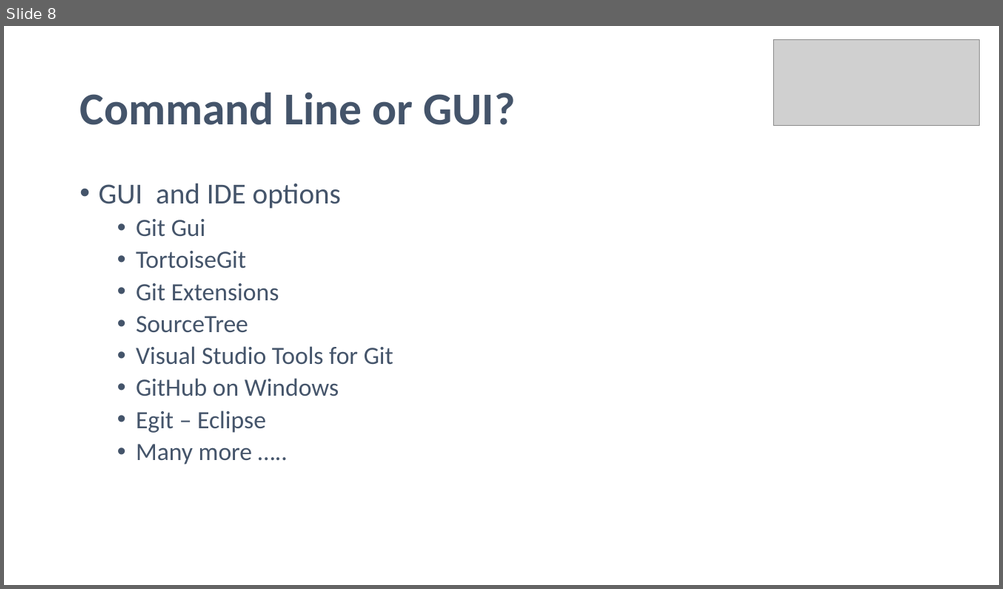
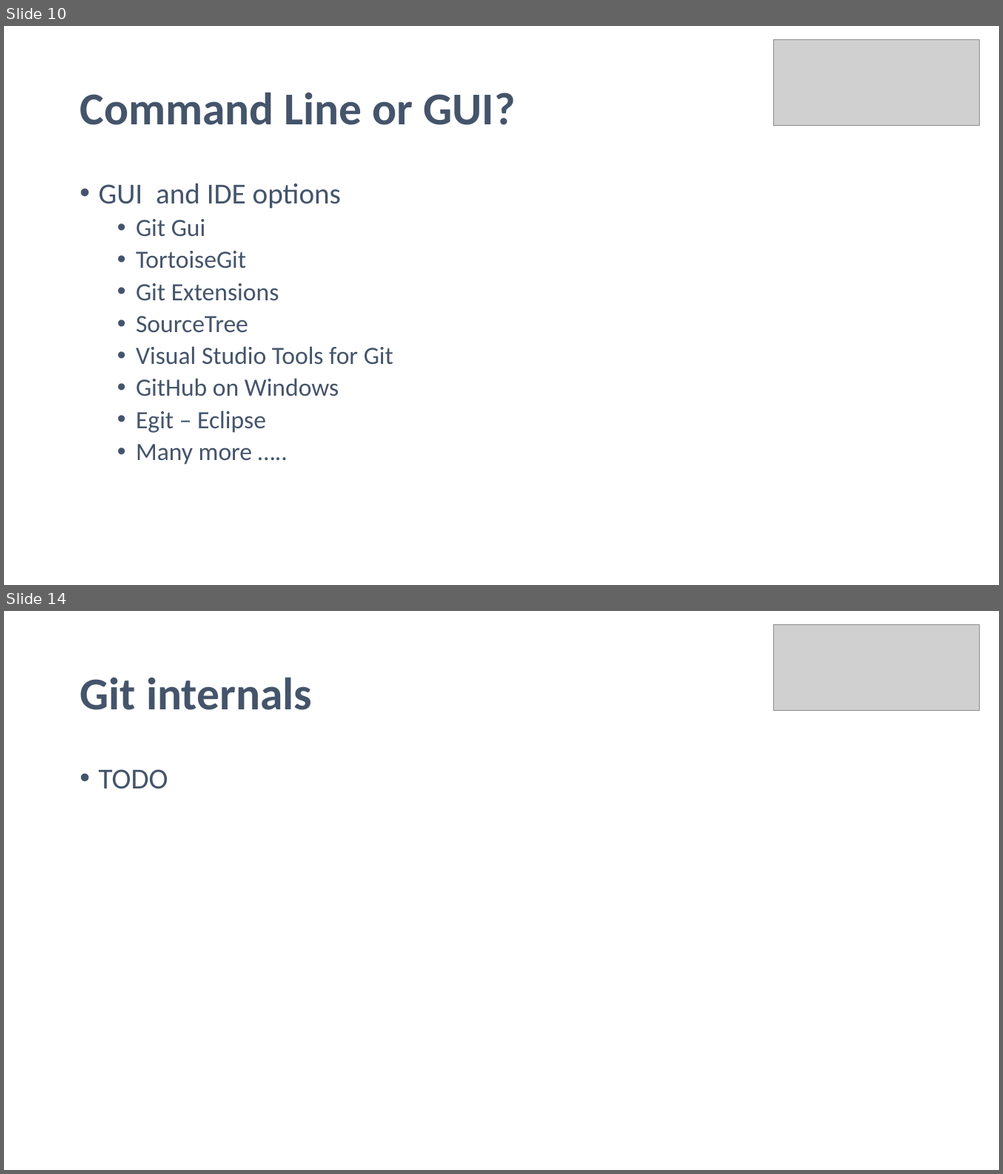
Before and after one commit to noelmcgrath/GitPresentation, a slide deck: Introduction to Git and GitHub.pptx. Shown one above the other, each under a label of ours: slide 8 before the commit, slides 10 and 14 after it; the slides between them are not shown. The pictures are 1003x589 and 1003x1174 pixels, drawn with LibreOffice and Linux fonts; fonts in the diff are those of the drawing; grey boxes stand for pictures. Boxes give left, top, right and bottom in pixels: in the first picture for what was removed or moved away, otherwise in the second. Text is boxed around its words. In the diff, an @@ line names an element or a change of style, - is before the commit and + after.

```diff
--- a/Introduction to Git and GitHub.pptx
+++ b/Introduction to Git and GitHub.pptx
@@ slide 14 added at (4, 611, 999, 1170), background #FFFFFF @@
@@ picture added at (774, 625, 980, 711) @@
@@ title added at (79, 677, 312, 710), 44 pt, text #44546A, bold @@
+Git internals
@@ text added at (99, 769, 168, 789), 28 pt, text #44546A @@
+• TODO
@@ what was slide 8 is now slide 10 @@
```
Also in this commit, not shown: 6 slides changed, 3 other slides added, 1 slide removed, 1 other file.
